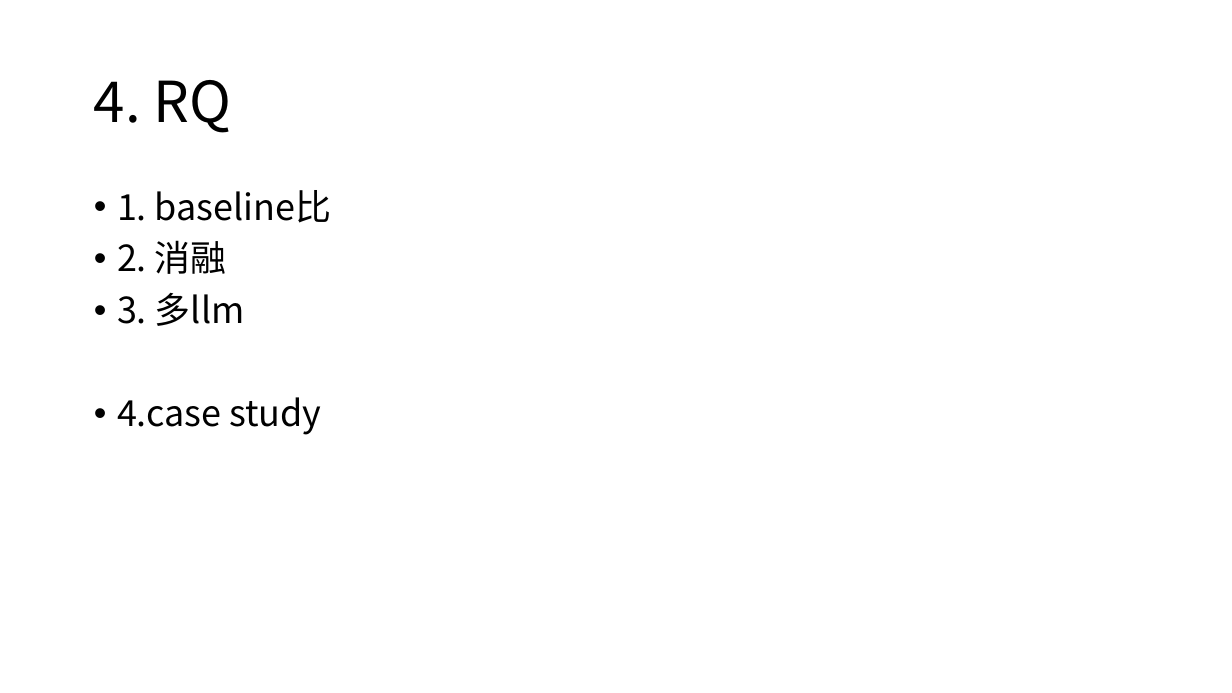
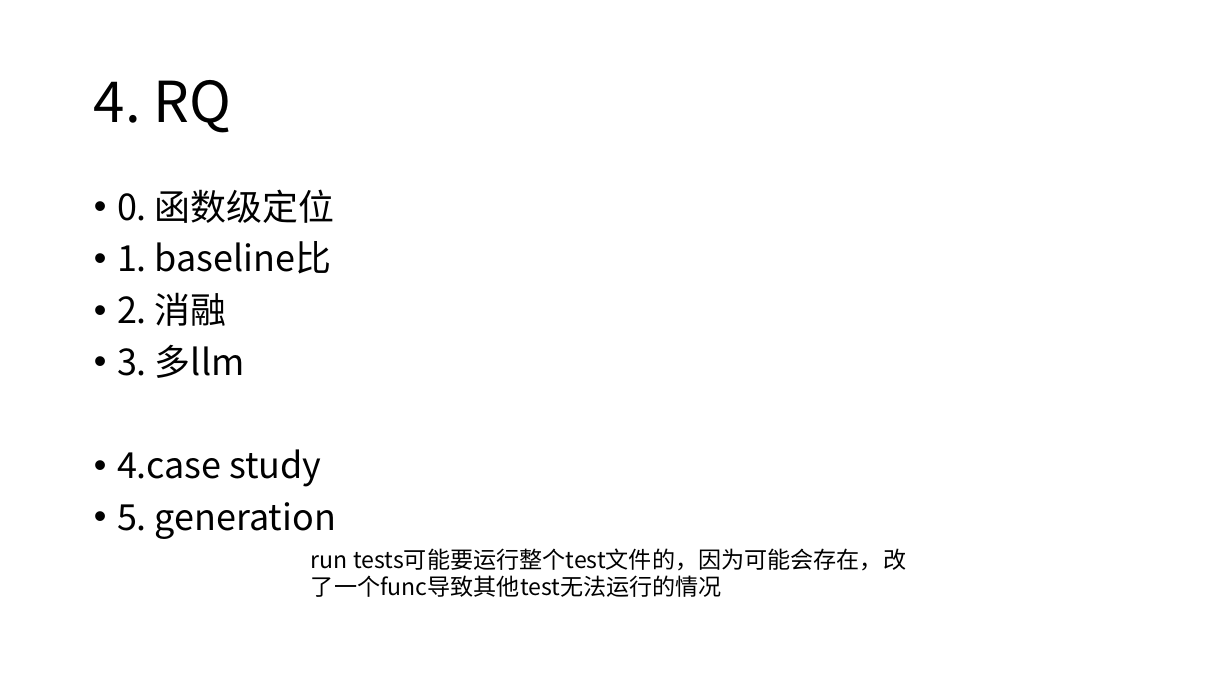
Before and after one commit to Coffee-Kitty/Coffee-Kitty.github.io, a slide deck: slide 10 of docs/life/diary/llm-as-optimizer.pptx. Drawn at 1232x693 pixels with LibreOffice and Linux fonts; fonts in the diff are those of the drawing. Boxes give left, top, right and bottom in pixels: in the first picture for what was removed or moved away, otherwise in the second. Text is boxed around its words. In the diff, an @@ line names an element or a change of style, - is before the commit and + after.

```diff
--- a/docs/life/diary/llm-as-optimizer.pptx
+++ b/docs/life/diary/llm-as-optimizer.pptx
@@ text at [117,189,334,223]: paragraph added @@
+• 0. 函数级定位
@@ text at [117,502,336,539]: paragraph added @@
+• 5. generation
@@ text added at [311,548,906,597], 18 pt, text #000000 @@
+run tests可能要运行整个test文件的，因为可能会存在，改了一个func导致其他test无法运行的情况
```
Also in this commit, not shown: 4 other slides changed, 3 slides added, 40 other files.
